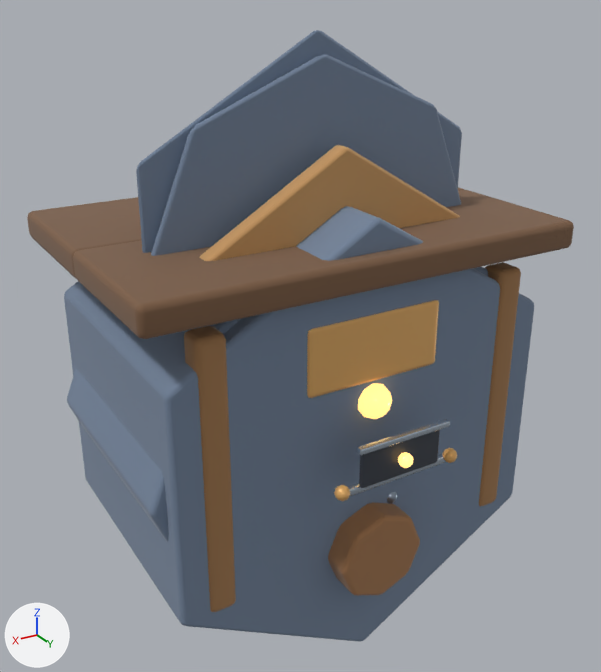
The Blender file assets-source/blender/buildings/lumberyard.blend: old version first, new version second.
The view is the same before and after, from a 50 mm lens placed at (2.56, 4.33, 3.38), pointed at (-0.02, 0.03, 1.23). Arrows for +X, +Y and +Z are at lower left; the lights stay in place. The older version comes first.

Objects in the first picture: 'LOD1_PROXY_base', 'LOD1_PROXY_cap', 'LOD2_PROXY_base', 'LOD2_PROXY_cap', 'plinth', 'post.-1.0.-0.8', 'post.1.0.-0.8', 'roof.left', 'roof.right', 'servicePanelInset', 'signBoard', 'yardGable' and 7 more.
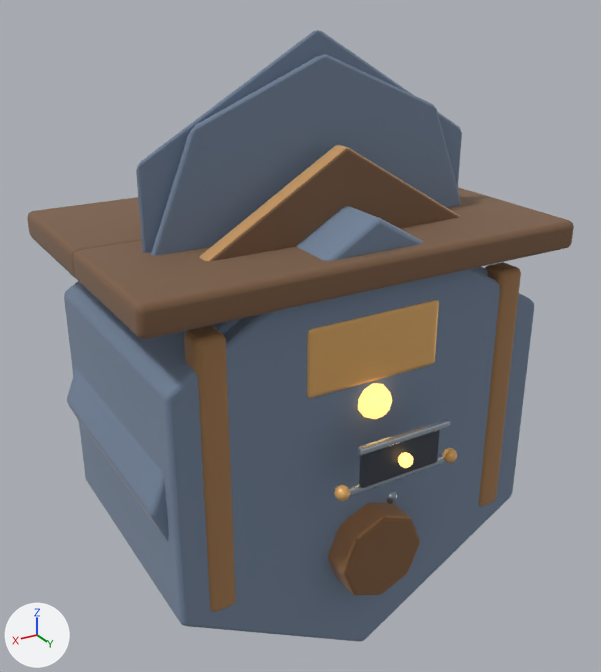
Location of each change, [x1, y1, x2, y2] in pixels of the pictures (601 x 672 px):
part 1 of me_cylinder_127, recoloured
    both: [343, 517, 420, 596]
part 2 of me_yardgablemesh, recoloured (orange to brown)
    both: [210, 148, 459, 261]

Patch to the scene script:
```diff
--- a/assets-source/blender/buildings/lumberyard.blend.py
+++ b/assets-source/blender/buildings/lumberyard.blend.py
@@ mat_mat_lumberyard_stonelight @@
+mat_mat_lumberyard_stonelight = principled_material('MAT_lumberyard_stoneLight')
+mat_mat_lumberyard_stonelight.base_color = (0.526, 0.283, 0.148)  # brown #c0916b
+mat_mat_lumberyard_stonelight.roughness = 0.9
+mat_mat_lumberyard_stonelight.specular_ior_level = 0.28
+mat_mat_lumberyard_stonelight.coat_weight = 0.025
+mat_mat_lumberyard_stonelight.coat_roughness = 0.32
+mat_mat_lumberyard_stonelight.sheen_weight = 0.12
@@ mat_mat_lumberyard_stonedark @@
+mat_mat_lumberyard_stonedark = principled_material('MAT_lumberyard_stoneDark')
+mat_mat_lumberyard_stonedark.base_color = (0.209, 0.104, 0.0464)  # brown #7e5b3d
+mat_mat_lumberyard_stonedark.roughness = 0.97
+mat_mat_lumberyard_stonedark.specular_ior_level = 0.28
+mat_mat_lumberyard_stonedark.coat_weight = 0.025
+mat_mat_lumberyard_stonedark.coat_roughness = 0.32
+mat_mat_lumberyard_stonedark.sheen_weight = 0.12
@@ me_cylinder_127 @@
 me_cylinder_127.from_pydata(...)  # 16 vertices, 10 faces; spans x -0.3..0.3, y -0.3..0.3, z -1.05..1.05
 # used by ob_plinth; parent = ob_buildingroot; location = (0.0, 0.15, 0.0)
+# me_cylinder_127 part 1: the 1 face centred in x 0.0, y 0.0, z -1.05 switches from mat_mat_lumberyard_stone (brown #a27650) to mat_mat_lumberyard_stonedark (brown #7e5b3d)
 me_cylinder_127.materials.append(mat_mat_lumberyard_stone)
+me_cylinder_127.materials.append(mat_mat_lumberyard_stonelight)  # brown #c0916b
+me_cylinder_127.materials.append(mat_mat_lumberyard_stonedark)  # brown #7e5b3d
@@ me_yardgablemesh @@
 me_yardgablemesh.from_pydata(...)  # 6 vertices, 5 faces; spans x -1.3..1.3, y 1.78..2.55, z -0.06..0.06
 # used by ob_yardgable; parent = ob_buildingroot; location = (0.0, 0.0, -0.5)
+# me_yardgablemesh part 2: the 1 face centred in x 0.0, y 2.04, z -0.06 switches from mat_mat_lumberyard_woodlight (orange #c59761) to mat_mat_lumberyard_darkwood (brown #7c5d45)
 me_yardgablemesh.materials.append(mat_mat_lumberyard_woodlight)
+me_yardgablemesh.materials.append(mat_mat_lumberyard_darkwood)  # brown #7c5d45
```
